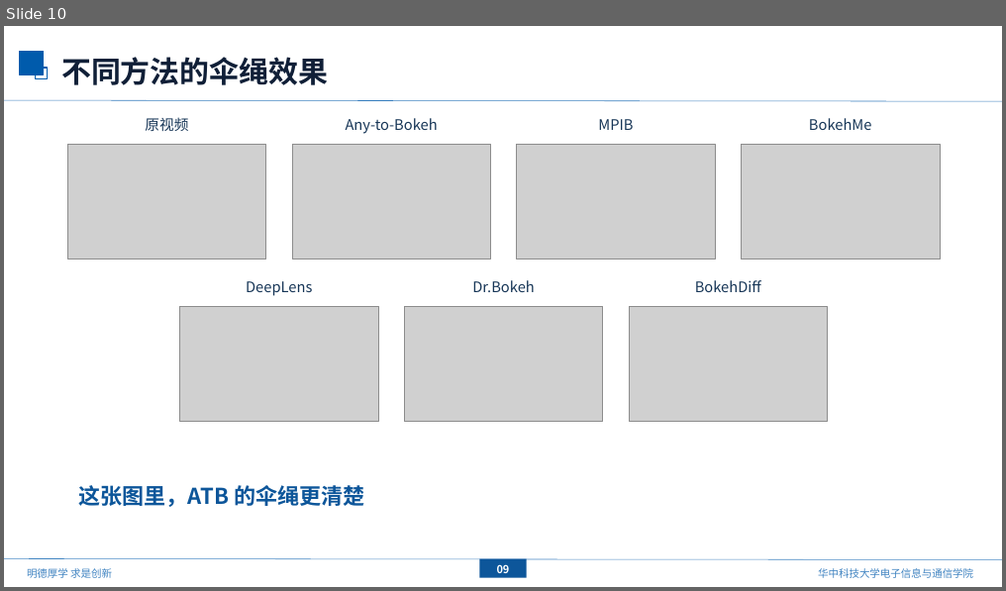
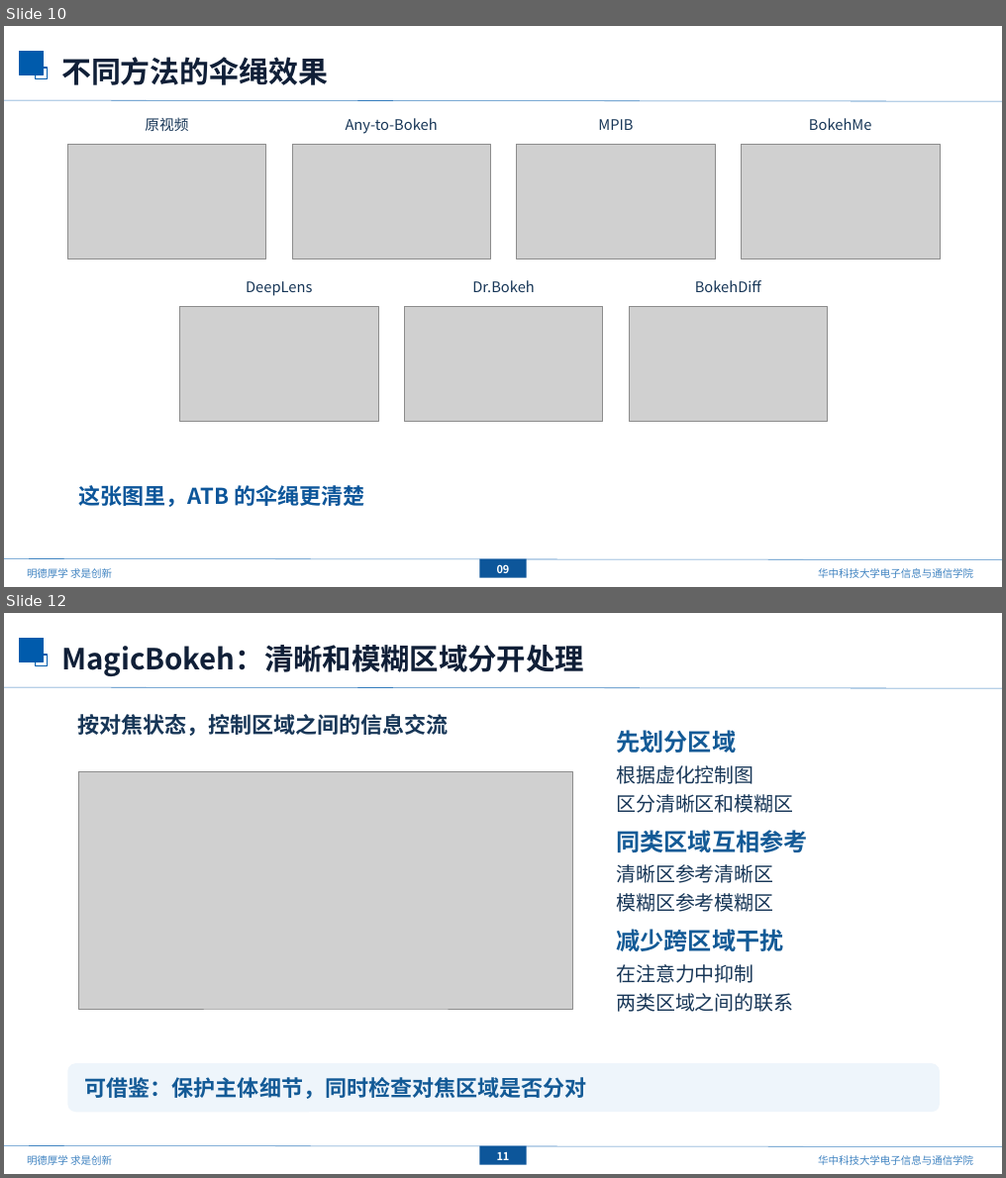
Before and after one commit to mengmcy1/OPPO-depth-guided-video-bokeh, a slide deck: 汇报/2026-10-16_基线更新与ATB分析/基线更新与ATB分析_1016.pptx. Shown one above the other, each under a label of ours: slide 10 before the commit, slides 10 and 12 after it; the slides between them are not shown. The pictures are 1006x591 and 1006x1178 pixels, drawn with LibreOffice and Linux fonts; fonts in the diff are those of the drawing; grey boxes stand for pictures; background and template pictures are left out. Boxes give left, top, right and bottom in pixels: in the first picture for what was removed or moved away, otherwise in the second. Text is boxed around its words. In the diff, an @@ line names an element or a change of style, - is before the commit and + after.

Commit message:
report: explain three MagicBokeh methods with original paper figures

```diff
--- a/汇报/2026-10-16_基线更新与ATB分析/基线更新与ATB分析_1016.pptx
+++ b/汇报/2026-10-16_基线更新与ATB分析/基线更新与ATB分析_1016.pptx
@@ slide 12 added at [4, 613, 1002, 1174], background #FFFFFF; not listed: 7 template elements that a slide beside it also shows @@
@@ text added at [61, 645, 584, 676], 28 pt, text #101F37, bold @@
+MagicBokeh：清晰和模糊区域分开处理
@@ text added at [77, 714, 449, 736], 21 pt, text #173657, bold @@
+按对焦状态，控制区域之间的信息交流
@@ text added at [616, 730, 736, 753], 23 pt, text #135A96, bold @@
+先划分区域
@@ picture added at [79, 771, 573, 1009] @@
@@ text added at [616, 765, 793, 813], 19 pt, text #173657 @@
+根据虚化控制图
+区分清晰区和模糊区
@@ text added at [616, 830, 807, 853], 23 pt, text #135A96, bold @@
+同类区域互相参考
@@ text added at [616, 864, 773, 912], 19 pt, text #173657 @@
+清晰区参考清晰区
+模糊区参考模糊区
@@ text added at [616, 929, 783, 953], 23 pt, text #135A96, bold @@
+减少跨区域干扰
@@ text added at [616, 964, 793, 1012], 19 pt, text #173657 @@
+在注意力中抑制
+两类区域之间的联系
@@ rounded rectangle added at [67, 1063, 940, 1112], fill #EEF5FB @@
@@ text added at [85, 1077, 587, 1099], 21 pt, text #135A96, bold @@
+可借鉴：保护主体细节，同时检查对焦区域是否分对
@@ rectangle added at [479, 1146, 526, 1164], fill #0D569A, 10.5 pt, text #FFFFFF, bold @@
+11
```
Also in this commit, not shown: 1 slide changed, 2 other slides added, 3 other files.
